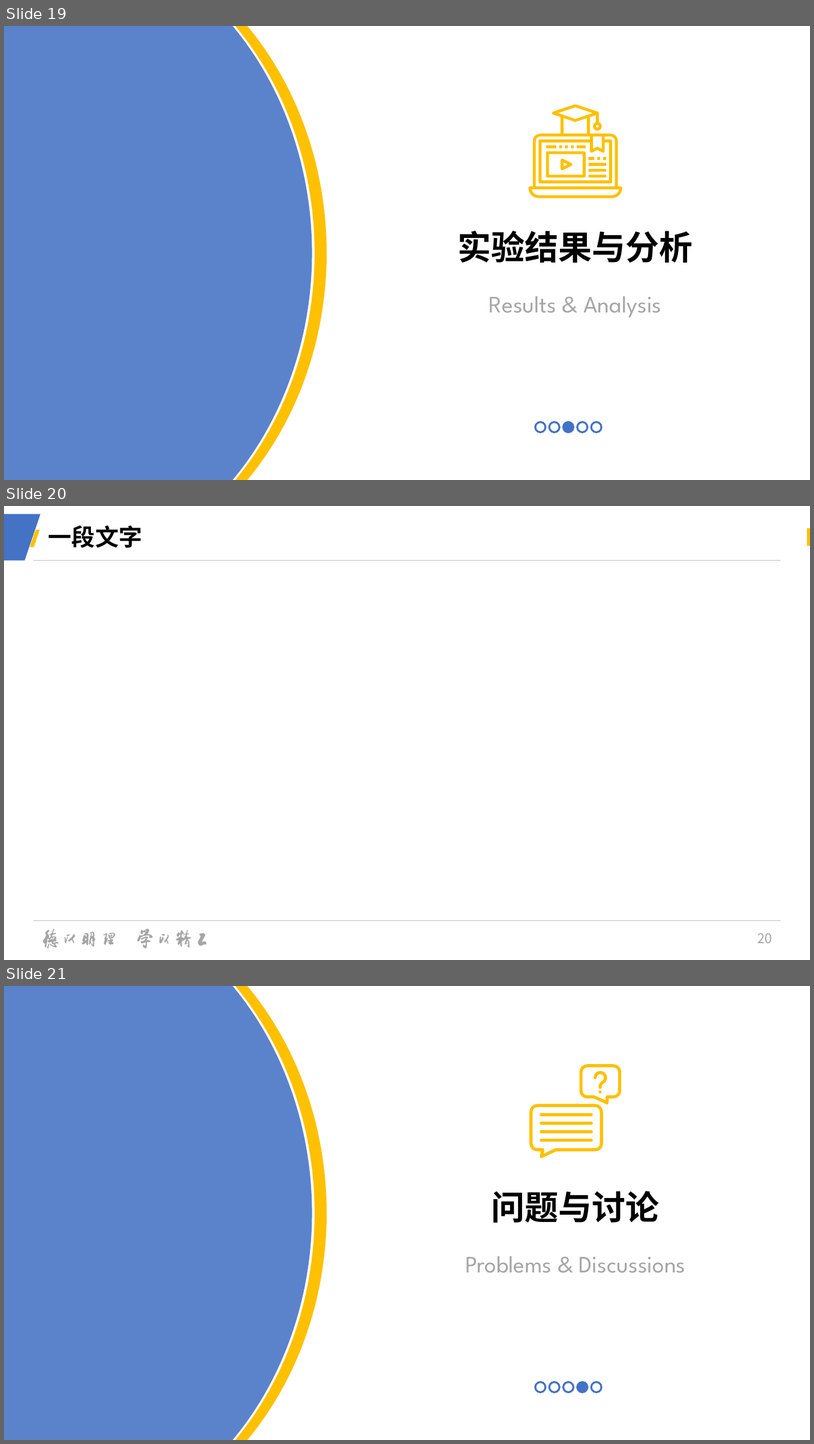
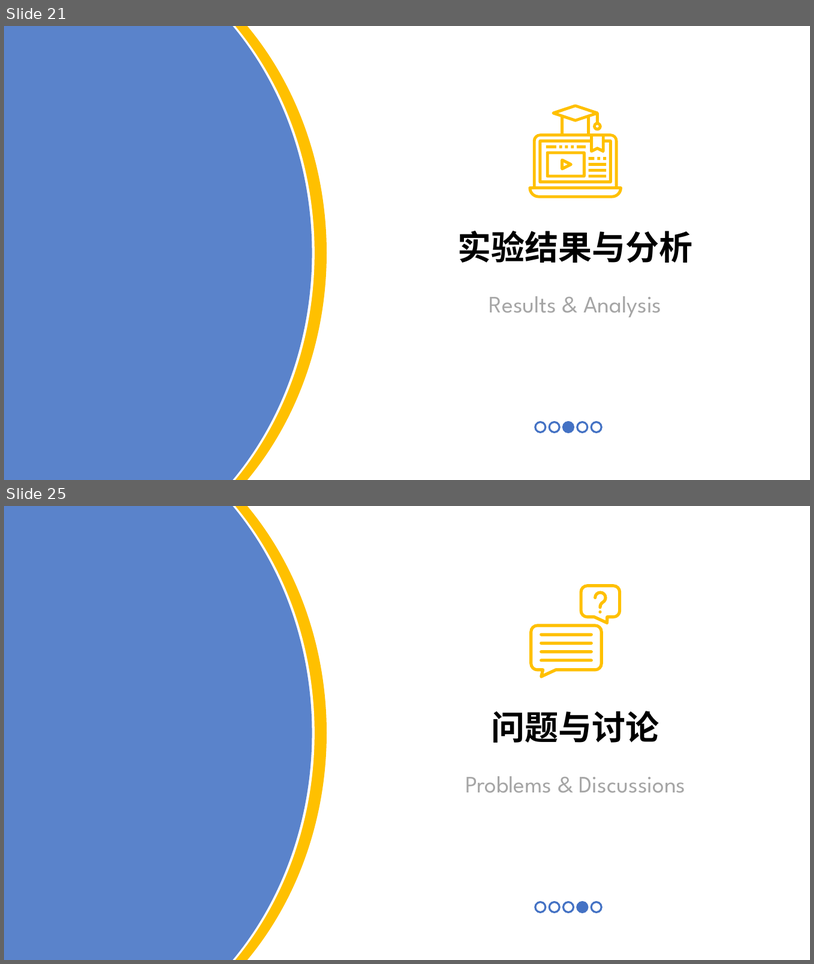
Before and after one commit to CaptainRhett/MTSan, a slide deck: MTSan_ywh.pptx. Shown one above the other, each under a label of ours: slides 19, 20 and 21 before the commit, slides 21 and 25 after it; the slides between them are not shown. The pictures are 814x1444 and 814x964 pixels, drawn with LibreOffice and Linux fonts; fonts in the diff are those of the drawing; background and template pictures are left out. Boxes give left, top, right and bottom in pixels: in the first picture for what was removed or moved away, otherwise in the second. Text is boxed around its words. In the diff, an @@ line names an element or a change of style, - is before the commit and + after.

```diff
--- a/MTSan_ywh.pptx
+++ b/MTSan_ywh.pptx
@@ slide 20 removed at [4,506,810,960], background #FFFFFF @@
@@ freeform shape removed at [4,514,40,560] @@
@@ freeform shape removed at [32,531,38,546] @@
@@ title removed at [48,525,143,548] @@
-一段文字
@@ rectangle removed at [807,528,810,546] @@
@@ line removed from (33, 561) to (782, 561) @@
@@ line removed from (33, 921) to (782, 921) @@
@@ group removed at [43,928,207,948]: 16 freeform shapes @@
@@ page number removed at [758,933,773,943] @@
-20
@@ what was slide 19 is now slide 21 @@
@@ what was slide 21 is now slide 25 @@
```
Also in this commit, not shown: 3 slides changed, 6 slides added, 1 other slide removed, 15 other files.
